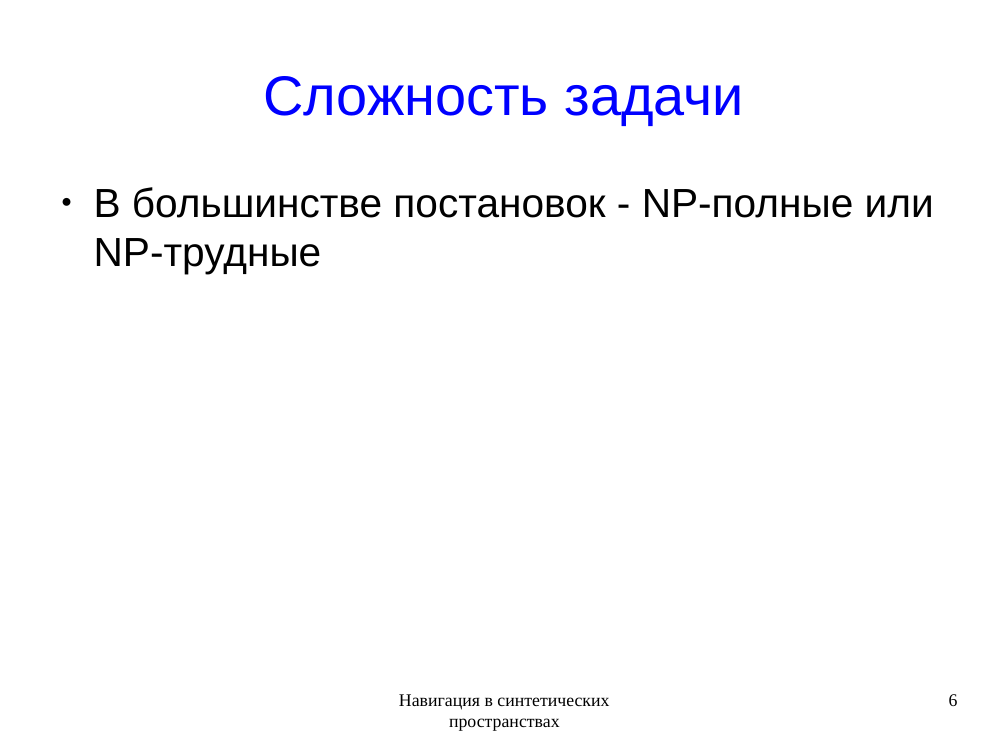
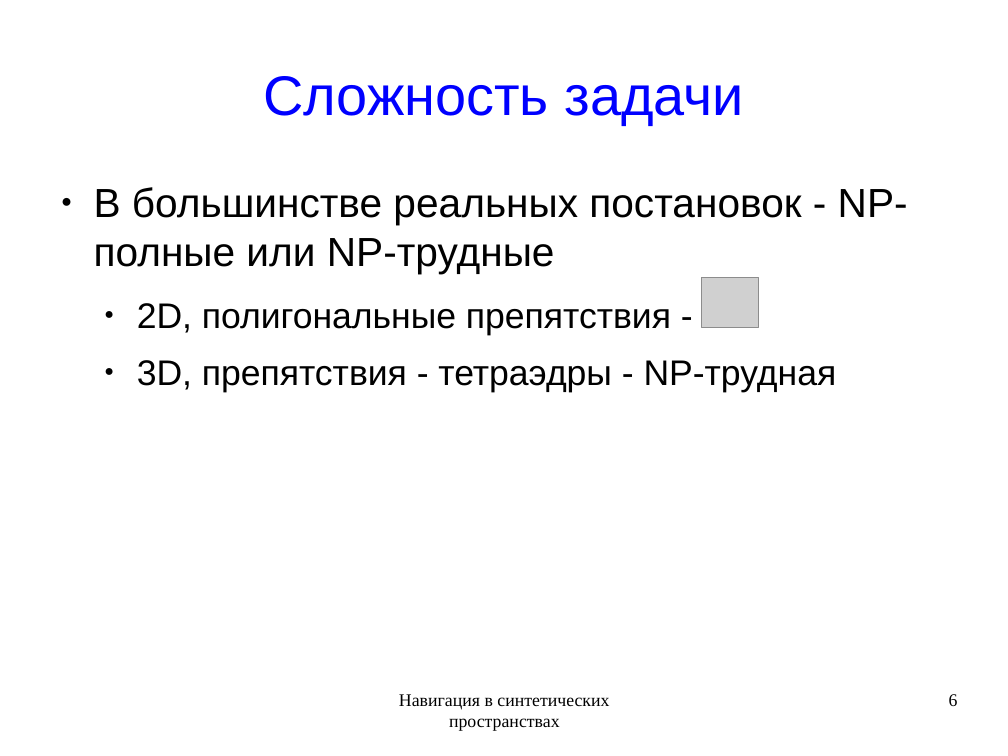
Before and after one commit to rutsky/semester09, a slide deck: slide 6 of Artificial_intelligence/Navigation_in_synthetic_space/50572_Rutsky_Navigation_in_synthetic_space.odp. Drawn at 1008x756 pixels with LibreOffice and Linux fonts; fonts in the diff are those of the drawing; grey boxes stand for pictures. Boxes give left, top, right and bottom in pixels: in the first picture for what was removed or moved away, otherwise in the second. Text is boxed around its words. In the diff, an @@ line names an element or a change of style, - is before the commit and + after.

```diff
--- a/Artificial_intelligence/Navigation_in_synthetic_space/50572_Rutsky_Navigation_in_synthetic_space.odp
+++ b/Artificial_intelligence/Navigation_in_synthetic_space/50572_Rutsky_Navigation_in_synthetic_space.odp
@@ text at bbox=[94, 187, 908, 392]: text changed; size 32 to 28 pt @@
-● В большинстве постановок - NP-полные или NP-трудные
+● В большинстве реальных постановок - NP-полные или NP-трудные
+  ● 2D, полигональные препятствия -
+  ● 3D, препятствия - тетраэдры - NP-трудная
@@ picture added at bbox=[702, 277, 759, 327] @@
```
Also in this commit, not shown: 9 other slides changed, 3 slides added, 1 slide removed.
